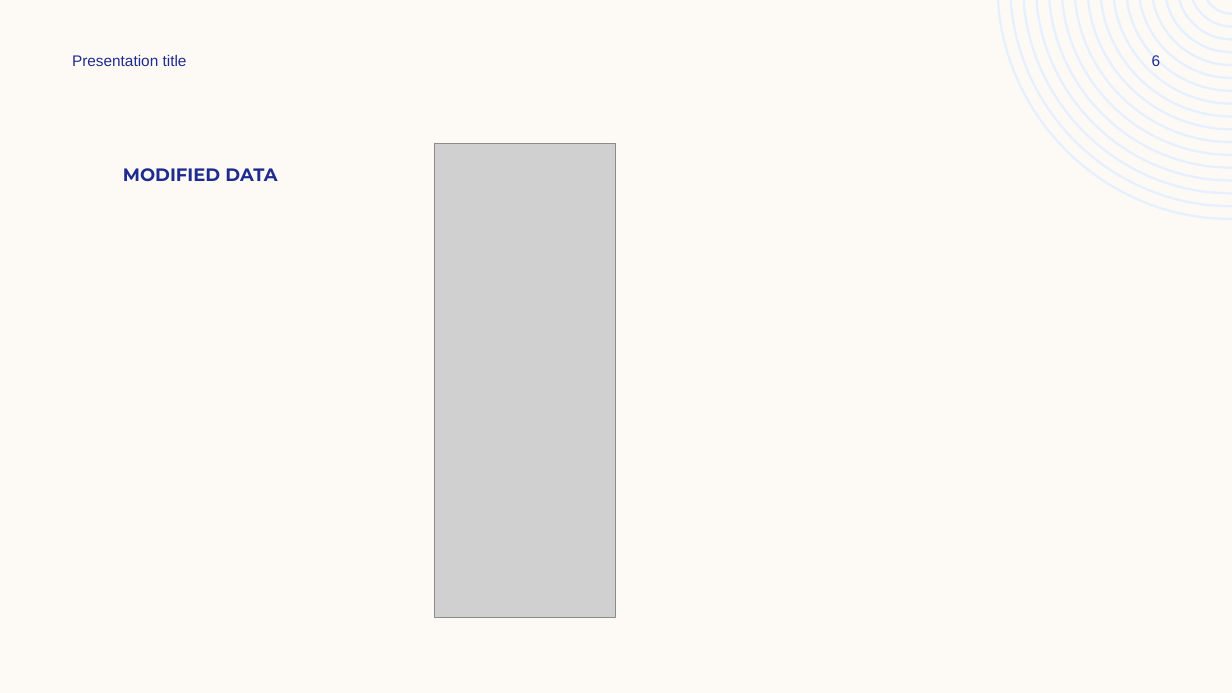
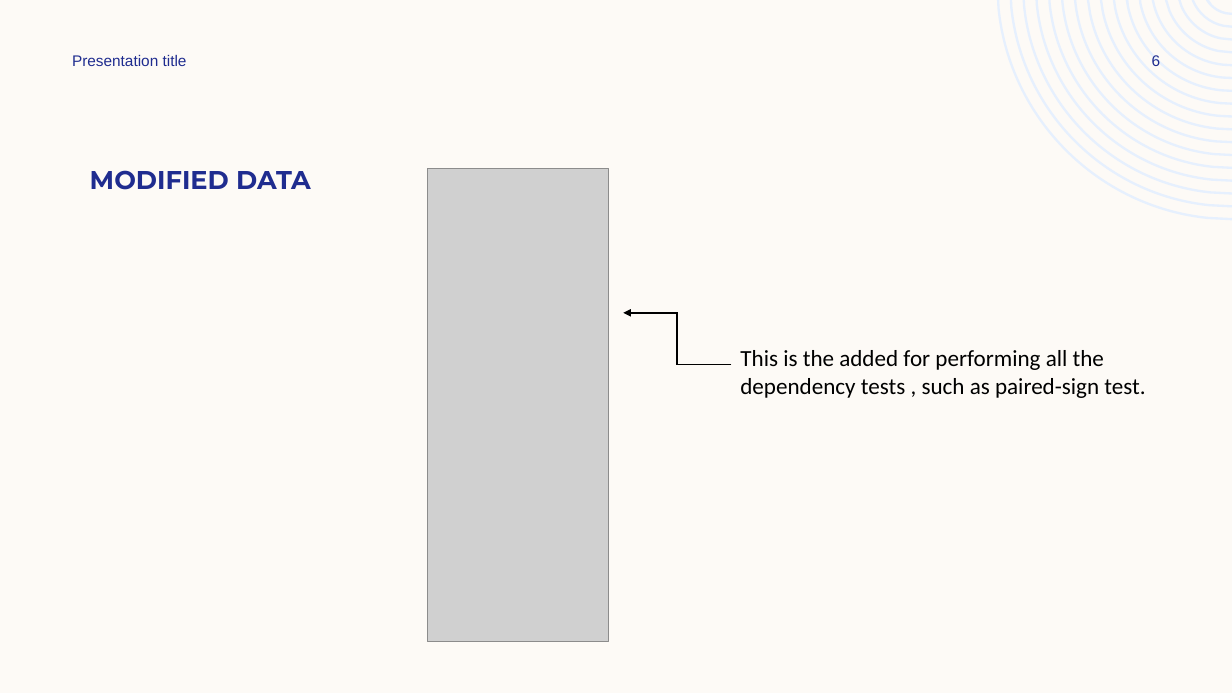
Before and after one commit to PratikKin/Statistics-Case-Study-Group-12, a slide deck: slide 6 of Diabetes/Statistics Case Study.pptx. Drawn at 1232x693 pixels with LibreOffice and Linux fonts; fonts in the diff are those of the drawing; grey boxes stand for pictures. Boxes give left, top, right and bottom in pixels: in the first picture for what was removed or moved away, otherwise in the second. Text is boxed around its words. In the diff, an @@ line names an element or a change of style, - is before the commit and + after.

```diff
--- a/Diabetes/Statistics Case Study.pptx
+++ b/Diabetes/Statistics Case Study.pptx
@@ title "MODIFIED DATA" at <box>90,170,311,190</box>: size 14 to 20 pt @@
@@ picture: place and size @@
-picture at <box>434,143,616,616</box>
+picture at <box>427,168,608,641</box>
@@ elbow arrow added from (731, 364) to (624, 313), #000000 1.5 pt @@
@@ text added at <box>740,350,1145,398</box>, 18 pt, text #000000 @@
+This is the added for performing all the dependency tests , such as paired-sign test.
```
Also in this commit, not shown: 5 other slides changed, 27 slides added, 2 slides removed, 22 other files.
